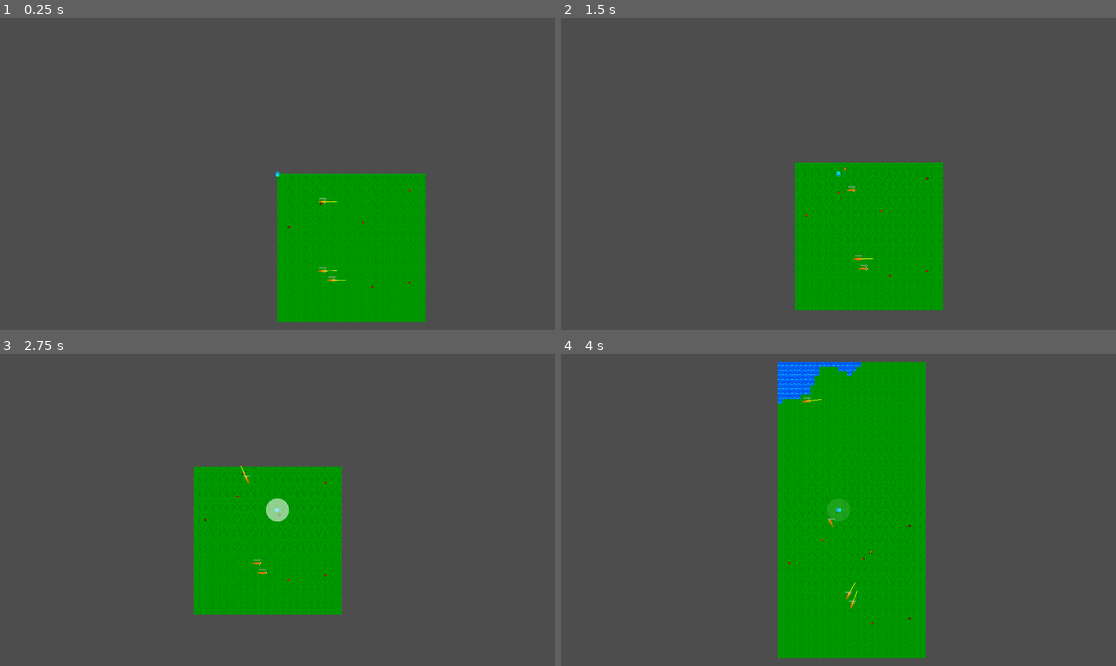
Above: before the commit, frames 1-4 (two rows, left to right).
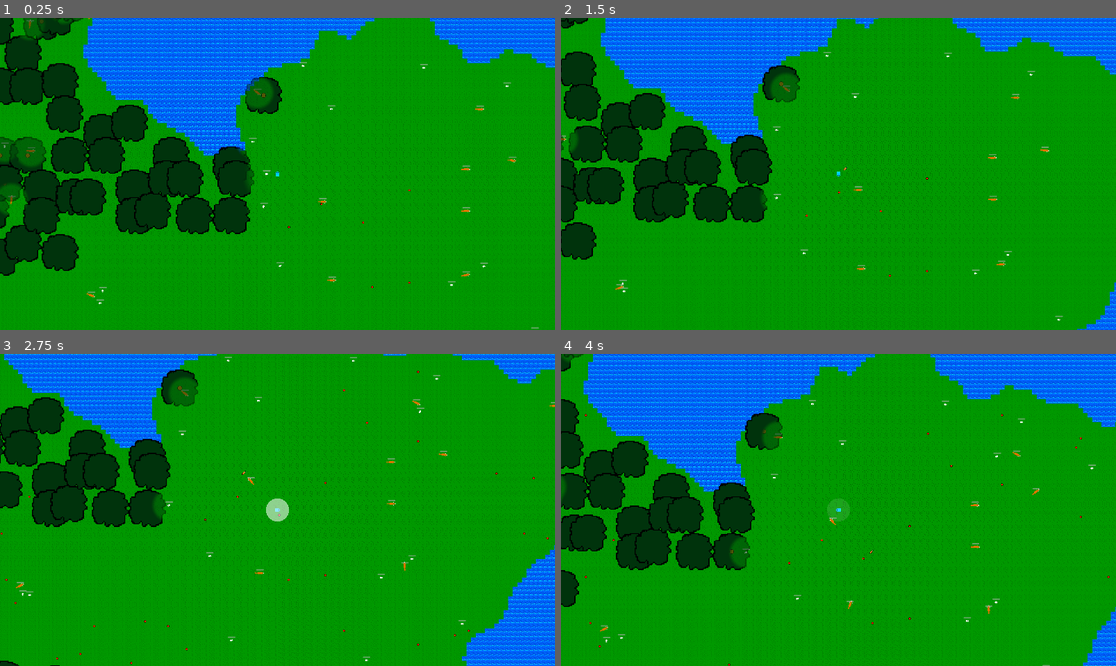
Above: after the commit, the same moments.

Repository: Kyhel/lost-in-pixels
Game: Godot game, scene res://scenes/game.tscn
The game is run twice, just before and just after one commit, with the same random seed, the same clock (stepped at 60 frames per second) and the same inputs.
Inputs:
- Up to frame 1 (0.25 s): no input
- Up to frame 2 (1.5 s): hold Right (ui_right) 0.53-1.28 s; hold F (attack) 0.53-1.28 s; hold Down (ui_down) from 1.28 s (still down); tap Q (spawn_carrot) at 1.35 s
- Up to frame 3 (2.75 s): release Down (ui_down) at 2.03 s; hold Right (ui_right) from 2.03 s (still down); hold F (attack) from 2.03 s (still down)
- Up to frame 4 (4 s): release Right (ui_right) at 2.78 s; release F (attack) at 2.78 s; hold Up (ui_up) 2.78-3.53 s; tap Q (spawn_carrot) at 2.85 s; hold Left (ui_left) from 3.53 s (still down); hold F (attack) from 3.53 s (still down)

The runs differ from the first frame. In frame 1, 87% of the frame differs, in the area x 0-100%, y 0-100%; in frame 2, 87%; in frame 3, 87%; in frame 4, 75%.

Commit message:
Cleanup debug config

Diff:
--- a/actors/base/creature.tscn
+++ b/actors/base/creature.tscn
@@ -36,6 +36,7 @@
 shape = SubResource("CircleShape2D_1")
 
 [node name="Debug" type="Node2D" parent="." unique_id=1675580170]
+visible = false
 
 [node name="SpeedLine" type="Line2D" parent="Debug" unique_id=1212800638]
 points = PackedVector2Array(0, 0, 0, 0)
--- a/managers/debug_config.tres
+++ b/managers/debug_config.tres
@@ -3,11 +3,9 @@
 [ext_resource type="Script" uid="uid://dx3c2xv76tb7s" path="res://managers/debug_config.gd" id="1_7gjkk"]
 [ext_resource type="Script" uid="uid://clk4ii14vm1a2" path="res://actors/base/creature_data.gd" id="1_vyoj0"]
 [ext_resource type="Resource" uid="uid://mok3qihbyai6" path="res://data/actors/animals/fox.tres" id="2_y5vot"]
+[ext_resource type="Resource" uid="uid://06r8vifs4yfn" path="res://data/actors/animals/rabbit.tres" id="3_y5vot"]
 
 [resource]
 script = ExtResource("1_7gjkk")
-spawn_rabbits = false
-allowed_creatures = Array[ExtResource("1_vyoj0")]([ExtResource("2_y5vot")])
-chunk_load_radius = 0
-max_creatures_per_chunk = 3
+allowed_creatures = Array[ExtResource("1_vyoj0")]([ExtResource("2_y5vot"), ExtResource("3_y5vot")])
 metadata/_custom_type_script = "uid://dx3c2xv76tb7s"
--- a/managers/entities_manager.gd
+++ b/managers/entities_manager.gd
@@ -14,7 +14,7 @@
 var creature_spawn_probability_scores := [
 	# [wandering_bird_data, 0],
 	[rabbit_data, 5],
-	[fox_data, 2],
+	[fox_data, 5],
 ]
 
 func on_chunk_unloaded(chunk: Vector2i):
